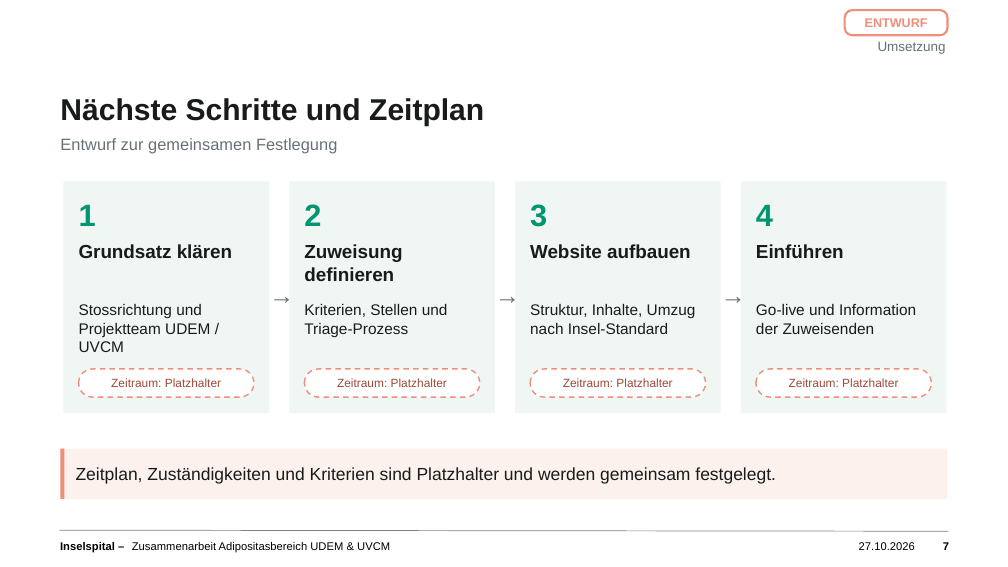
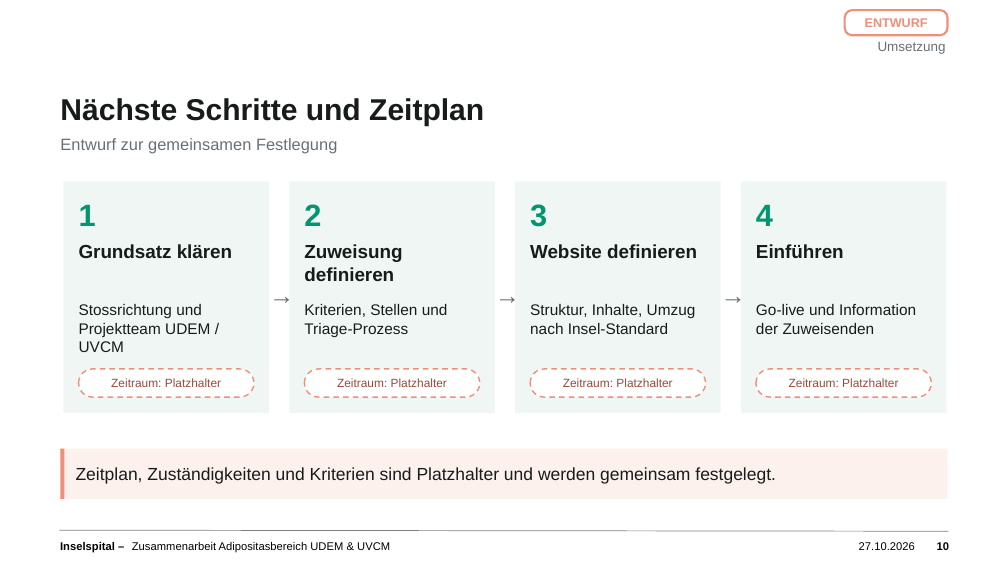
Before and after one commit to salmonplnk/Masterarbeit, a slide deck: slide 10 of praesentation/Zusammenarbeit_Adipositas_UDEM_UVCM_Entwurf.pptx (slide 7 before the commit). Drawn at 1008x567 pixels with LibreOffice and Linux fonts; fonts in the diff are those of the drawing; background and template pictures are left out. Boxes give left, top, right and bottom in pixels: in the first picture for what was removed or moved away, otherwise in the second. Text is boxed around its words. In the diff, an @@ line names an element or a change of style, - is before the commit and + after.

```diff
--- a/praesentation/Zusammenarbeit_Adipositas_UDEM_UVCM_Entwurf.pptx
+++ b/praesentation/Zusammenarbeit_Adipositas_UDEM_UVCM_Entwurf.pptx
@@ text at [530, 244, 697, 258]: text changed @@
-Website aufbauen
+Website definieren
@@ page number at [937, 542, 949, 550]: text changed @@
-7
+10
```
Also in this commit, not shown: 4 other slides changed, 3 slides added.
